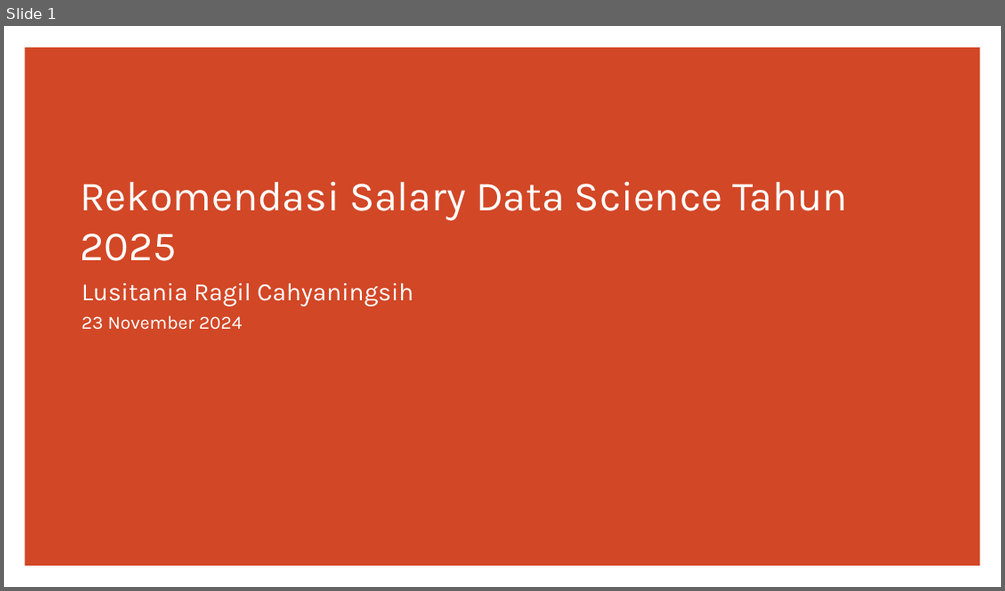
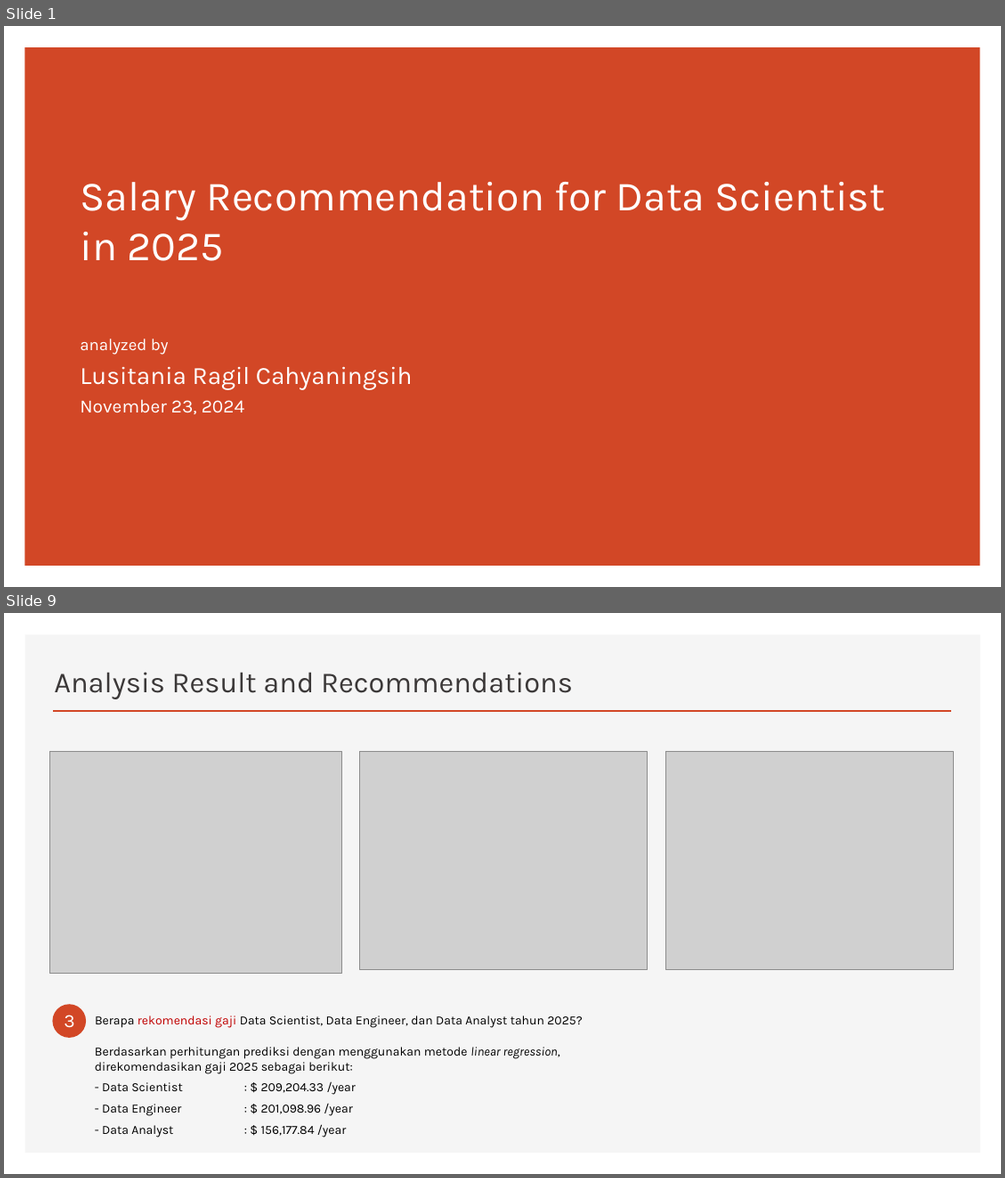
Before and after one commit to CODA-Assignment-Bay/p1-coda001-rmt-m2-lusitaniarc, a slide deck: P1M2_lusitania.pptx. Shown one above the other, each under a label of ours: slide 1 before the commit, slides 1 and 9 after it; the slides between them are not shown. The pictures are 1005x591 and 1005x1178 pixels, drawn with LibreOffice and Linux fonts; fonts in the diff are those of the drawing; grey boxes stand for pictures. Boxes give left, top, right and bottom in pixels: in the first picture for what was removed or moved away, otherwise in the second. Text is boxed around its words. In the diff, an @@ line names an element or a change of style, - is before the commit and + after.

```diff
--- a/P1M2_lusitania.pptx
+++ b/P1M2_lusitania.pptx
@@ slide 9 added at (4,613,1001,1174), background #FFFFFF @@
@@ rectangle added at (25,634,980,1153), fill #F5F5F5 @@
@@ title added at (54,672,573,699), 28 pt, text #3B3838 @@
+Analysis Result and Recommendations
@@ line added from (53, 711) to (952, 711), #D24726 2 pt @@
@@ picture added at (49,751,342,973) @@
@@ picture added at (360,751,647,970) @@
@@ picture added at (666,751,953,970) @@
@@ ellipse added at (53,1004,86,1038), fill #D24726 @@
@@ text added at (64,1014,74,1028), 18 pt, text #FFFFFF @@
+3
@@ text added at (95,1015,582,1028), 12 pt, text #000000 @@
+Berapa rekomendasi gaji Data Scientist, Data Engineer, dan Data Analyst tahun 2025?
@@ text added at (95,1046,560,1137), 12 pt, text #000000 @@
+Berdasarkan perhitungan prediksi dengan menggunakan metode linear regression, direkomendasikan gaji 2025 sebagai berikut:
+- Data Scientist : $ 209,204.33 /year
+- Data Engineer : $ 201,098.96 /year
+- Data Analyst : $ 156,177.84 /year
@@ slide 1 changed as well @@
@@ title at (80,182,885,261): text changed @@
-Rekomendasi Salary Data Science Tahun 2025
+Salary Recommendation for Data Scientist
+in 2025
@@ subtitle "analyzed by": place and size @@
-subtitle "analyzed by" at (81,282,413,329)
+subtitle "analyzed by" at (80,338,413,414)
@@ subtitle at (80,338,169,354): paragraph added @@
+analyzed by
@@ subtitle at (80,399,244,414): text changed @@
-23 November 2024
+November 23, 2024
```
Also in this commit, not shown: 12 other slides added, 8 slides removed, 3 other files.
